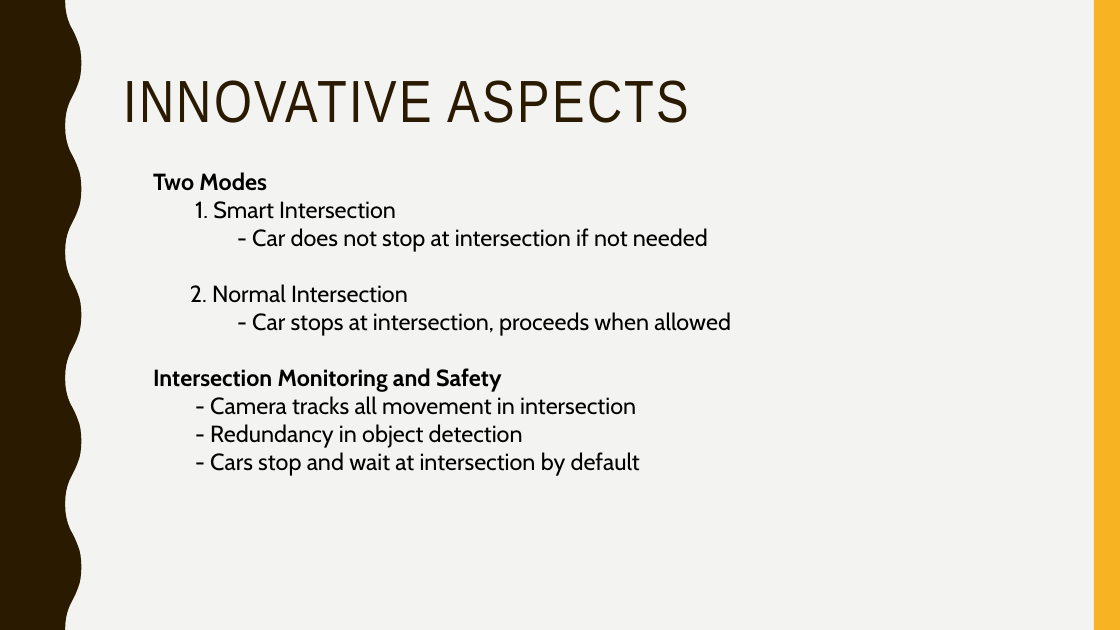
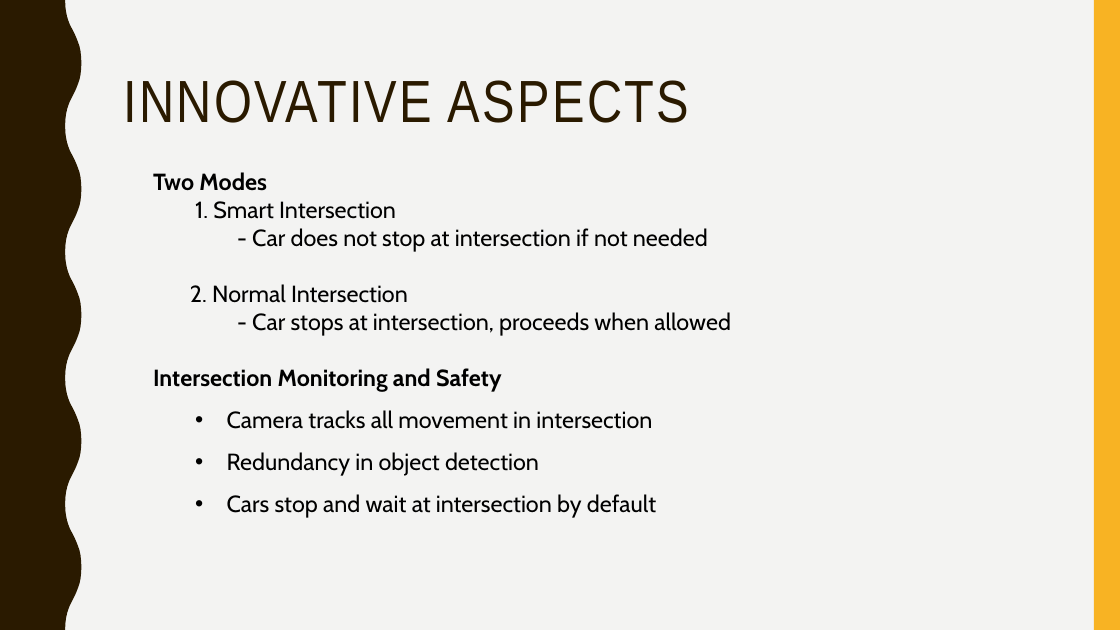
Before and after one commit to jean-lucas/vic, a slide deck: slide 10 of Presentation/Vehicle Intersection Control Presentation.pptx (slide 8 before the commit). Drawn at 1120x630 pixels with LibreOffice and Linux fonts; fonts in the diff are those of the drawing. Boxes give left, top, right and bottom in pixels: in the first picture for what was removed or moved away, otherwise in the second. Text is boxed around its words. In the diff, an @@ line names an element or a change of style, - is before the commit and + after.

```diff
--- a/Presentation/Vehicle Intersection Control Presentation.pptx
+++ b/Presentation/Vehicle Intersection Control Presentation.pptx
@@ text at (227,410,656,518): text changed @@
-- Camera tracks all movement in intersection
-- Redundancy in object detection
-- Cars stop and wait at intersection by default
+  • Camera tracks all movement in intersection
+  • Redundancy in object detection
+  • Cars stop and wait at intersection by default
```
Also in this commit, not shown: 5 other slides changed, 3 slides added, 2 slides removed, 2 other files.
